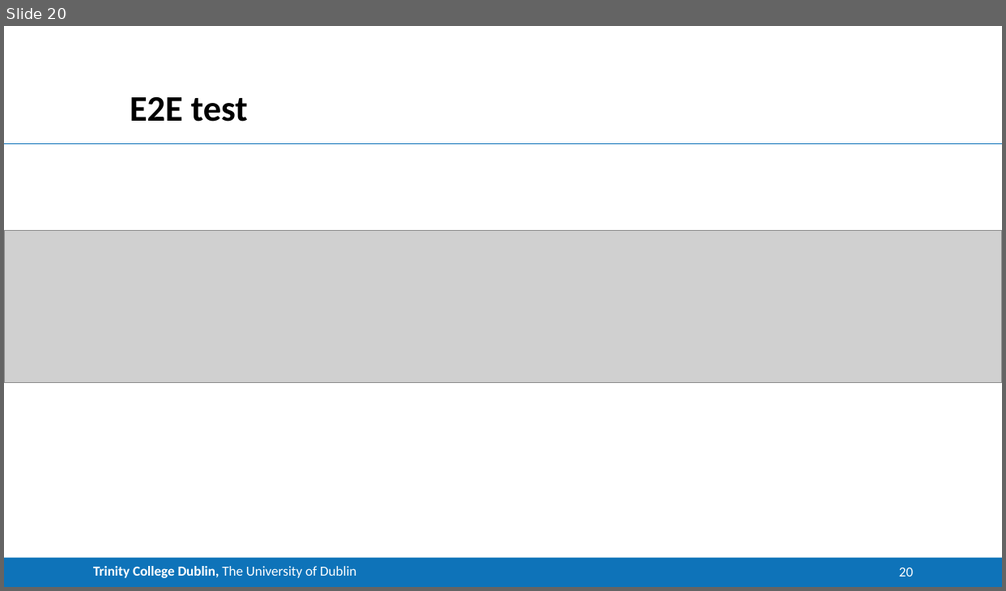
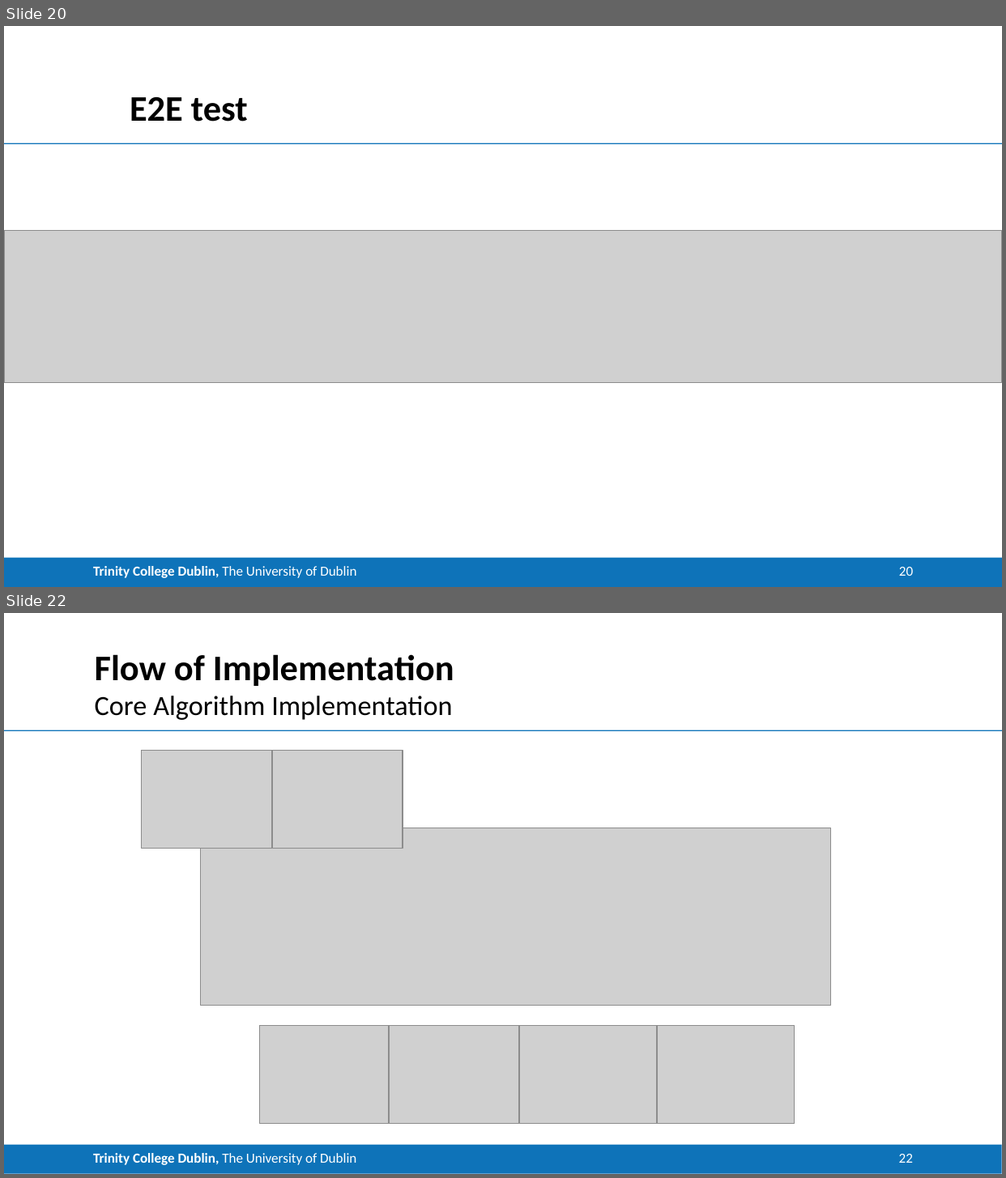
Before and after one commit to CNStanLee/CM_Matting, a slide deck: 002Matlab Project/Project.pptx. Shown one above the other, each under a label of ours: slide 20 before the commit, slides 20 and 22 after it; the slides between them are not shown. The pictures are 1006x591 and 1006x1178 pixels, drawn with LibreOffice and Linux fonts; fonts in the diff are those of the drawing; grey boxes stand for pictures. Boxes give left, top, right and bottom in pixels: in the first picture for what was removed or moved away, otherwise in the second. Text is boxed around its words. In the diff, an @@ line names an element or a change of style, - is before the commit and + after.

```diff
--- a/002Matlab Project/Project.pptx
+++ b/002Matlab Project/Project.pptx
@@ slide 22 added at (4,613,1002,1174), background #FFFFFF; not listed: 2 template elements that a slide beside it also shows @@
@@ title added at (95,654,454,686), 26 pt, text #000000, bold @@
+Flow of Implementation
@@ text added at (95,696,452,720), 20 pt, text #000000 @@
+Core Algorithm Implementation
@@ picture added at (142,751,272,849) @@
@@ picture added at (272,751,403,849) @@
@@ picture added at (201,828,830,1005) @@
@@ picture added at (259,1025,390,1123) @@
@@ picture added at (390,1025,520,1123) @@
@@ picture added at (520,1025,658,1123) @@
@@ picture added at (657,1025,795,1123) @@
@@ page number added at (899,1154,913,1163), 10 pt, text #FFFFFF @@
+22
```
Also in this commit, not shown: 7 slides changed, 6 other slides added, 4 slides removed.
